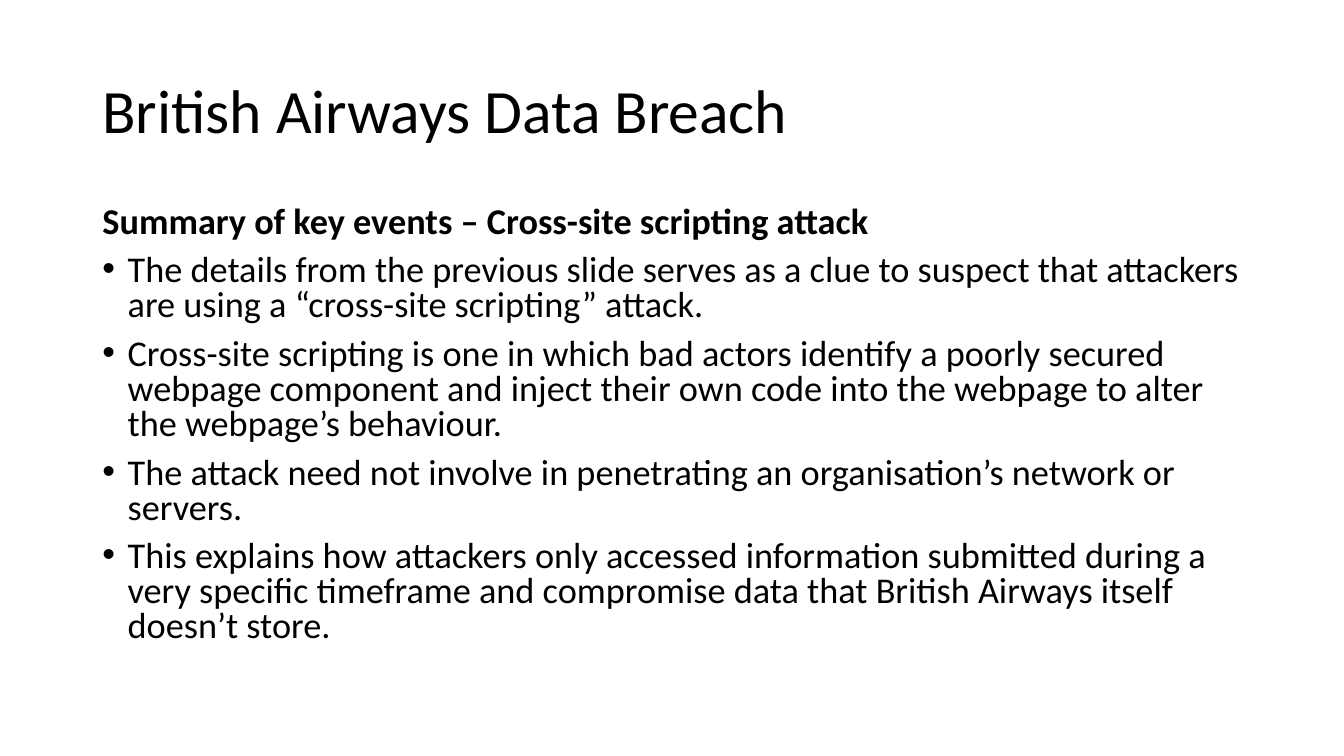
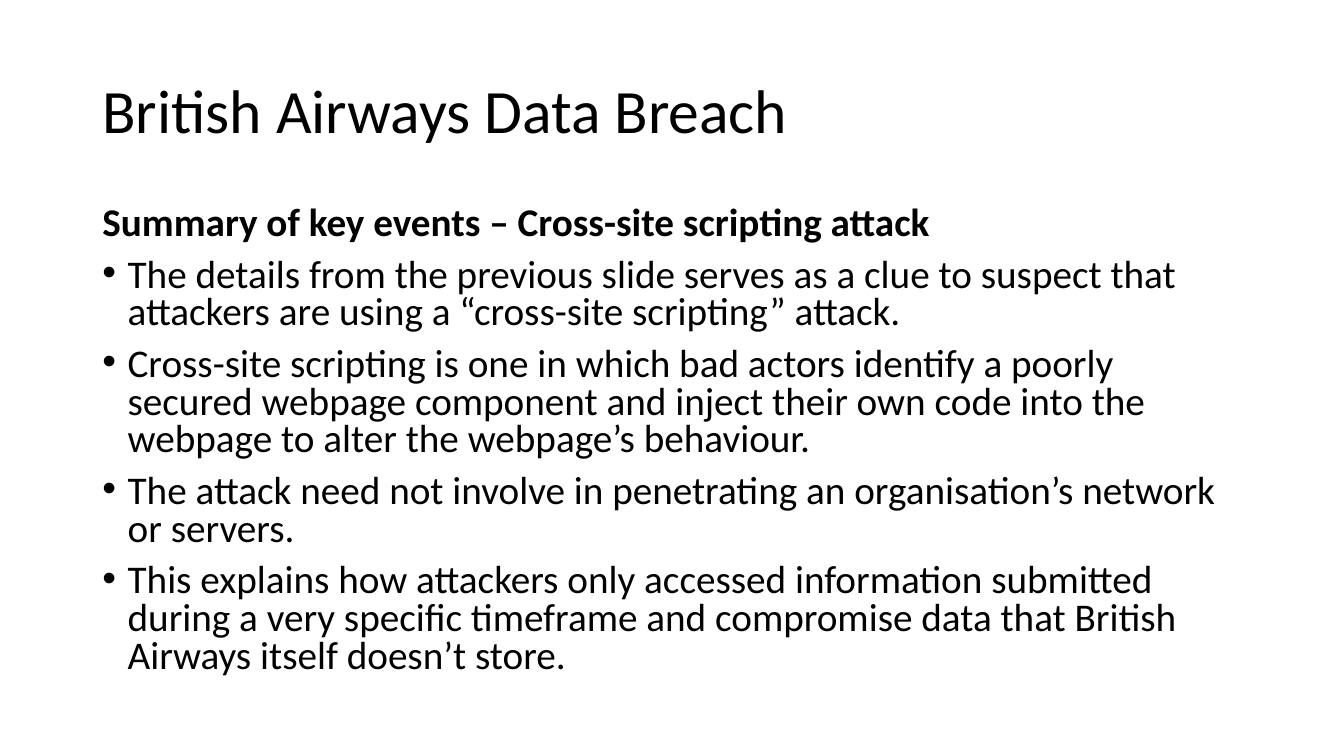
Before and after one commit to nicholasneo78/regression-analysis, a slide deck: slide 20 of CE4062-project.pptx (slide 18 before the commit). Drawn at 1344x756 pixels with LibreOffice and Linux fonts; fonts in the diff are those of the drawing. Boxes give left, top, right and bottom in pixels: in the first picture for what was removed or moved away, otherwise in the second. Text is boxed around its words. In the diff, an @@ line names an element or a change of style, - is before the commit and + after.

Commit message:
completed slides

```diff
--- a/CE4062-project.pptx
+++ b/CE4062-project.pptx
@@ text "Summary of key events – ..." at box(102, 208, 1215, 676): size 25.9 to 28 pt @@
```
Also in this commit, not shown: 3 other slides changed, 6 slides added, 2 slides removed.
